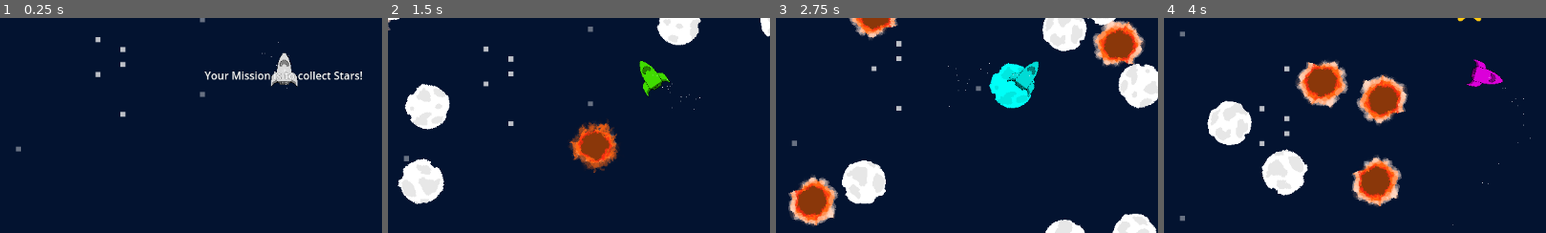
Above: before the commit, frames 1-4 (left to right).
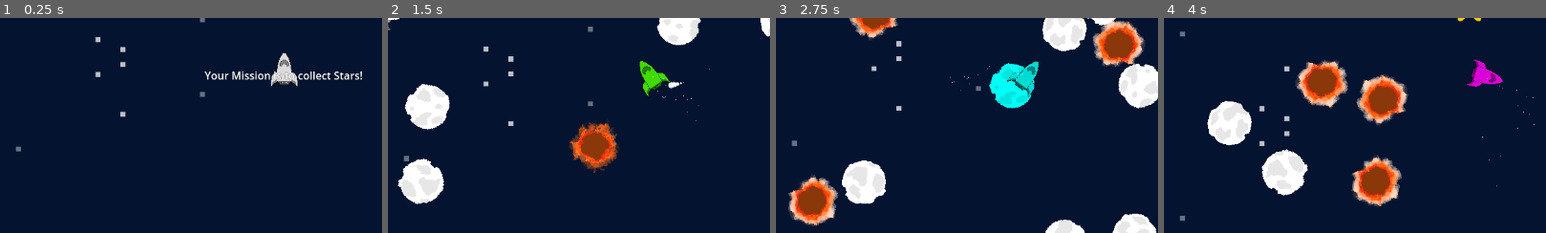
Above: after the commit, the same moments.

Repository: Setry/gj-solo
Game: Godot game, scene res://Scenes/MainTest.tscn
Same seed, same stepped clock (60 frames per second), same inputs: the game is played once before the commit and once after it.
Inputs:
- Up to frame 1 (0.25 s): no input
- Up to frame 2 (1.5 s): tap Enter at 0.5 s; hold Space (press) 0.53-1.28 s; tap Space (press) at 1.35 s
- Up to frame 3 (2.75 s): hold Space (press) from 2.03 s (still down)
- Up to frame 4 (4 s): release Space (press) at 2.78 s; tap Space (press) at 2.85 s; hold Space (press) from 3.53 s (still down)
The pictures show only the part of the screen within x 13-63%, y 36-86%; the shares and areas given below are measured in that part.

The runs differ from the first frame. In frame 1, less than 0.1% of the frame differs, in the area x 68-76%, y 11-33%; in frame 2, 0.1%, in the area x 69-85%, y 23-48%; in frame 3, less than 0.1%; in frame 4, less than 0.1%.

Commit message:
added particles pressing button as short burst indicator

Diff:
--- a/assets/Player.tscn
+++ b/assets/Player.tscn
@@ -1,11 +1,12 @@
-[gd_scene load_steps=7 format=3 uid="uid://blkxf2p205brj"]
+[gd_scene load_steps=8 format=3 uid="uid://blkxf2p205brj"]
 
 [ext_resource type="Script" uid="uid://cvcpiokiqskau" path="res://scripts/Player.gd" id="1_16d5g"]
+[ext_resource type="Texture2D" uid="uid://bslxpari4vekj" path="res://Sprites/cloud.png" id="2_3vv5g"]
 [ext_resource type="Script" uid="uid://ce0pij7kw5fts" path="res://scripts/CharSprite.gd" id="2_16d5g"]
 [ext_resource type="Texture2D" uid="uid://dp6brjrcwu5f5" path="res://Sprites/Rocket4.png" id="2_ah03f"]
 
-[sub_resource type="Curve" id="Curve_16d5g"]
-_data = [Vector2(0, 1), 0.0, 0.0, 0, 0, Vector2(1, 0), 0.0, 0.0, 0, 0]
+[sub_resource type="Curve" id="Curve_3s7hn"]
+_data = [Vector2(0, 0.730337), 0.0, 0.0, 0, 0, Vector2(0.6875, 0), -1.17416, 0.0, 0, 0]
 point_count = 2
 
 [sub_resource type="CircleShape2D" id="CircleShape2D_e80uo"]
@@ -21,11 +22,22 @@
 [node name="Player" type="CharacterBody2D"]
 script = ExtResource("1_16d5g")
 
-[node name="Boost" type="CPUParticles2D" parent="."]
-local_coords = true
-scale_amount_min = 0.01
-scale_amount_max = 0.02
-scale_amount_curve = SubResource("Curve_16d5g")
+[node name="CPUParticles2D" type="CPUParticles2D" parent="."]
+position = Vector2(0, 18)
+emitting = false
+amount = 20
+texture = ExtResource("2_3vv5g")
+lifetime = 0.4
+one_shot = true
+speed_scale = 2.0
+explosiveness = 0.6
+emission_shape = 5
+emission_points = PackedVector2Array(0, 0)
+emission_normals = PackedVector2Array()
+emission_colors = PackedColorArray()
+gravity = Vector2(0, 0)
+scale_amount_min = 0.5
+scale_amount_curve = SubResource("Curve_3s7hn")
 
 [node name="Sprite2D" type="Sprite2D" parent="."]
 scale = Vector2(0.03125, 0.03125)
@@ -40,5 +52,4 @@
 
 [node name="GPUParticles2D" type="GPUParticles2D" parent="."]
 amount = 20
-preprocess = 1.0
 process_material = SubResource("ParticleProcessMaterial_16d5g")
--- a/scripts/Player.gd
+++ b/scripts/Player.gd
@@ -50,6 +50,7 @@
 func _input(event: InputEvent) -> void:
 	if event.is_action_pressed("press"):
 		var main = get_tree().root.get_node("Node2D")
+		$CPUParticles2D.emitting = true
 		main.jumped()
 
 		if attached_to != null:
Binary file added: Sprites/cloud.png
Not shown, added: Sprites/cloud.png.import
